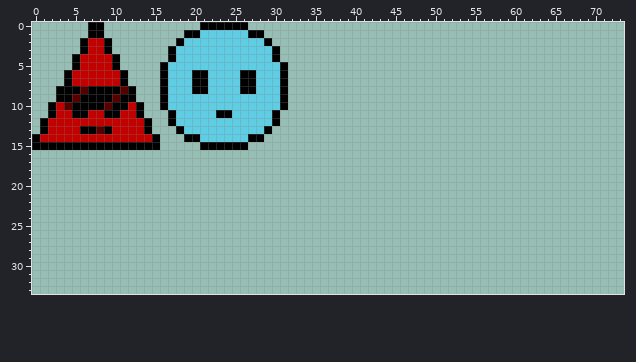
A sprite sheet gets an edit: Assets/Sprites/Entities.png. The picture above is the old version.
The file is 80x80 pixels. Colours within 5 levels of each other are drawn and written as one. Shown: x 0..73, y 0..33.
Now the later version:
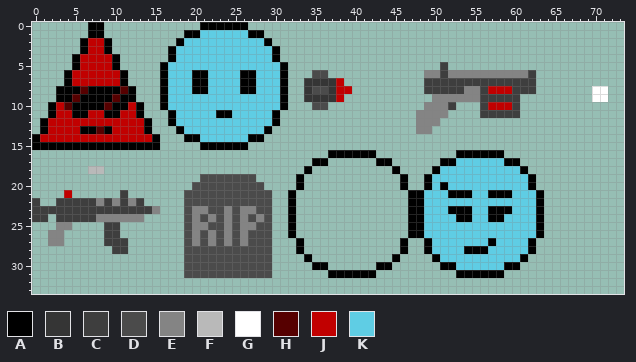
Palette (. is transparent): A #000000  B #353535  C #3e3e3e  D #4b4b4b  E #848484  F #b9b9b9  G #ffffff  H #560000  J #c10000  K #5fcde4
The exact change:
@@ x 0..73 @@
  4 .....AJJJJA......AKKKKKKKKKKKKA...........................................
- 5 .....AJJJJA.....AKKKKKKKKKKKKKKA..........................................
- 6 ....AJJJJJJA....AKKKAAKKKKAAKKKA..........................................
- 7 ....AJJJJJJA....AKKKAAKKKKAAKKKA..........................................
- 8 ...AAAHAAAAHA...AKKKAAKKKKAAKKKA..........................................
- 9 ...AAHAAAAHAA...AKKKKKKKKKKKKKKA..........................................
-10 ..AJHAAAAHAAJA..AKKKKKKKKKKKKKKA..........................................
-11 ..AJJAAJJAAJJA...AKKKKKAAKKKKKA...........................................
-12 .AJJJJJJJJJJJJA..AKKKKKKKKKKKKA...........................................
-13 .AJJJJAAHAJJJJA...AKKKKKKKKKKA............................................
+ 5 .....AJJJJA.....AKKKKKKKKKKKKKKA...................C......................
+ 6 ....AJJJJJJA....AKKKAAKKKKAAKKKA...DD............EECEEEEEEEEEEC...........
+ 7 ....AJJJJJJA....AKKKAAKKKKAAKKKA..BBBBJ..........CCCCCCCCCCCCCC...........
+ 8 ...AAAHAAAAHA...AKKKAAKKKKAAKKKA..BDDBJJ.........CCCCCEECJJJCCC.......GG..
+ 9 ...AAHAAAAHAA...AKKKKKKKKKKKKKKA..BBBBJ...........EEEEEECCCCC.........GG..
+10 ..AJHAAAAHAAJA..AKKKKKKKKKKKKKKA...DD............EEEC...CJJJC.............
+11 ..AJJAAJJAAJJA...AKKKKKAAKKKKKA.................EEEE....CCCCC.............
+12 .AJJJJJJJJJJJJA..AKKKKKKKKKKKKA.................EEE.......................
+13 .AJJJJAAHAJJJJA...AKKKKKKKKKKA..................EE........................
 14 AJJJJJJJJJJJJJJA...AAKKKKKKAA.............................................
 15 AAAAAAAAAAAAAAAA.....AAAAAA...............................................
-16 ..........................................................................
-17 ..........................................................................
-18 ..........................................................................
-19 ..........................................................................
-20 ..........................................................................
-21 ..........................................................................
-22 ..........................................................................
-23 ..........................................................................
-24 ..........................................................................
-25 ..........................................................................
-26 ..........................................................................
-27 ..........................................................................
-28 ..........................................................................
-29 ..........................................................................
-30 ..........................................................................
-31 ..........................................................................
+16 .....................................AAAAAA..........AAAAAA...............
+17 ...................................AA......AA......AAKKKKKKAA.............
+18 .......FF.........................A..........A....AKKKKKKKKKKA............
+19 .....................DDDDDDD.....A............A..AKKKKKKKKKKKKA...........
+20 ....................DDDDDDDDD....A............A..AKAKKKKKKKKKKA...........
+21 ....J......C.......DDDDDDDDDDD..A..............AAKKKAAAKKAAAKKKA..........
+22 C..CCCCCECECEC.....DDDDDDDDDDD..A..............AAKKKKKKKKKKKKKKA..........
+23 CCCCCCCCCCCCCCCE...DEEDDEDEEDD..A..............AAKKKAAAKKAAAKKKA..........
+24 CC.CCCCCEEEEEE.....DEDEDEDEDED..A..............AAKKKKAAKKAAKKKKA..........
+25 ...EE....CC........DEEDDEDEEDD..A..............AAKKKKKKKKKKKKKKA..........
+26 ..EE.....CC........DEDEDEDEDDD..A..............AAKKKKKKKKKKKKKKA..........
+27 ..EE.....CCC.......DEDEDEDEDDD...A............A..AKKKKKKKAKKKKA...........
+28 ..........CC.......DDDDDDDDDDD...A............A..AKKKKAAAKKKKKA...........
+29 ...................DDDDDDDDDDD....A..........A....AKKKKKKKKKKA............
+30 ...................DDDDDDDDDDD.....AA......AA......AAKKKKKKAA.............
+31 ...................DDDDDDDDDDD.......AAAAAA..........AAAAAA...............
 32 ..........................................................................
Boxes around the changes in both pictures, in picture pixels (x1, y1, x2, y2):
added: (32, 62, 544, 278)
added: (592, 86, 608, 102)
